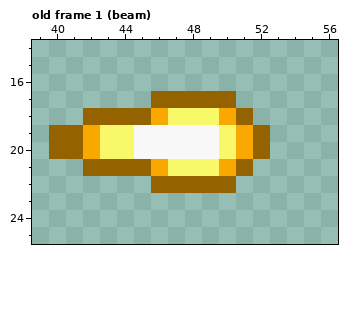
One commit to this pixel-art file: src/entities/weapons/beams/beam.aseprite. This is how it looked before the edit.
80x40 pixels, 19 frames. Colours within 5 levels of each other are drawn and written as one. Shown: old frame 1 (beam): x 39..56, y 14..25. The commit also changed other frames, which this record leaves out.
The result:
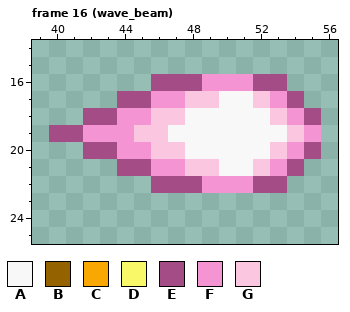
Palette (. is transparent): A #f8f8f8  B #946300  C #f8a800  D #f8f868  E #a44c86  F #f594d3  G #fac6e0
A new or re-ordered frame is compared with the old frame closest to it.
From old to new:
frames 19 -> 34
Changed rows in their new state; - is an unchanged pixel.
Frame 16 (wave_beam) is new; against old frame 1 (beam):
first column x 40:
16 ------EEEFFFEE--
17 ----EEFFGGAAGFE-
18 --EEFFGGAAAAAGFE
19 EEFFFGG---AAAAGF
20 ..EEFFGG--AAAGFE
21 --..EEFFGGAAGFE-
22 ------EEEFFFEE--
Where, in picture pixels (left, top, right, bottom), the same in both pictures:
changed: (49, 74, 321, 193)
